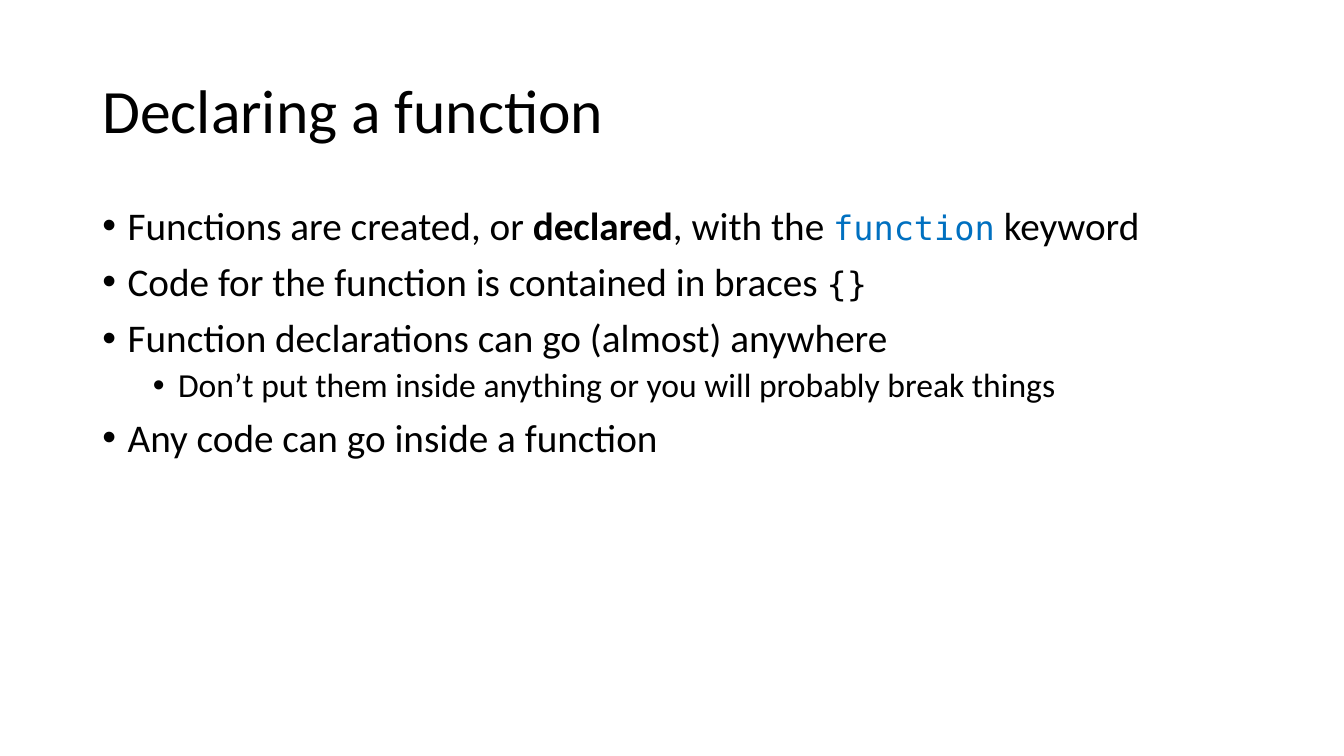
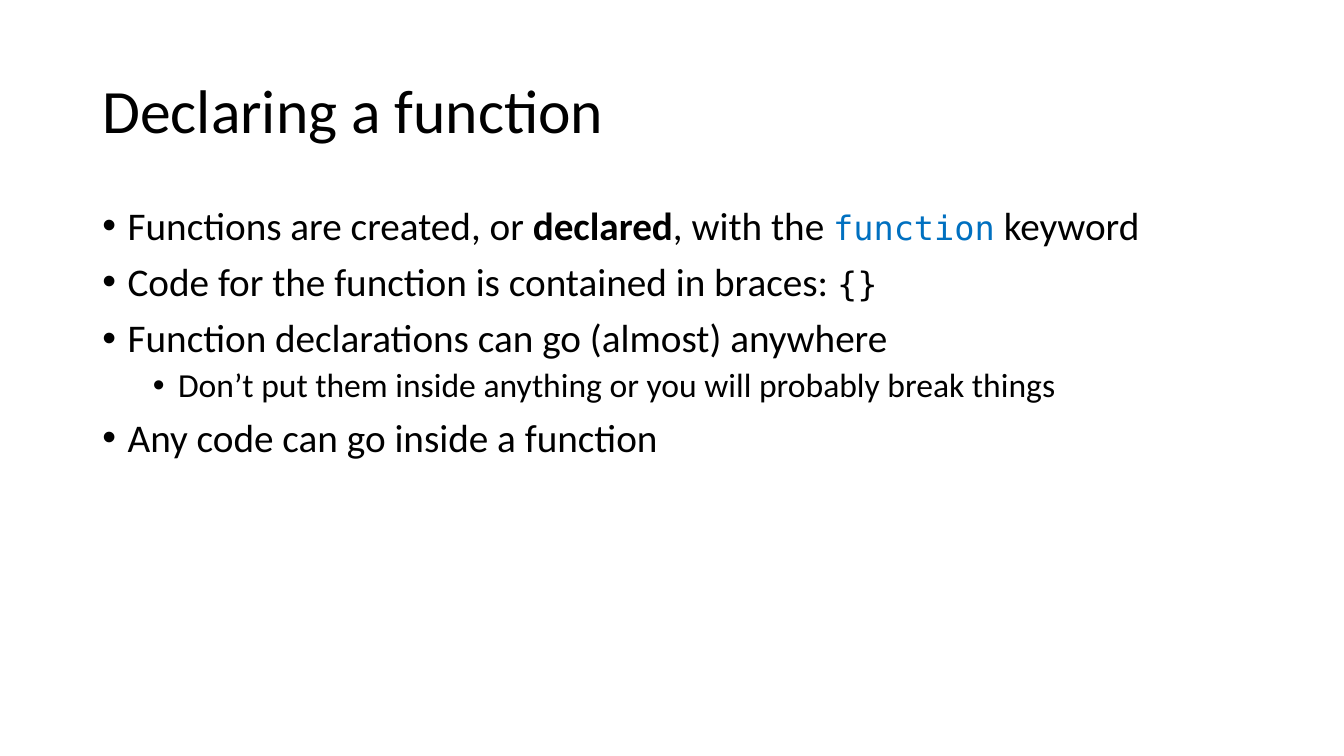
Before and after one commit to PHPEmbark/curriculum, a slide deck: slide 18 of course/1 - Basic Programming/Basic Programming.pptx (slide 19 before the commit). Drawn at 1344x756 pixels with LibreOffice and Linux fonts; fonts in the diff are those of the drawing. Boxes give left, top, right and bottom in pixels: in the first picture for what was removed or moved away, otherwise in the second. Text is boxed around its words. In the diff, an @@ line names an element or a change of style, - is before the commit and + after.

```diff
--- a/course/1 - Basic Programming/Basic Programming.pptx
+++ b/course/1 - Basic Programming/Basic Programming.pptx
@@ text at (x1=128, y1=268, x2=828, y2=297): text changed @@
-• Code for the function is contained in braces {}
+• Code for the function is contained in braces: {}
```
Also in this commit, not shown: 7 other slides changed, 20 slides added, 3 slides removed.
